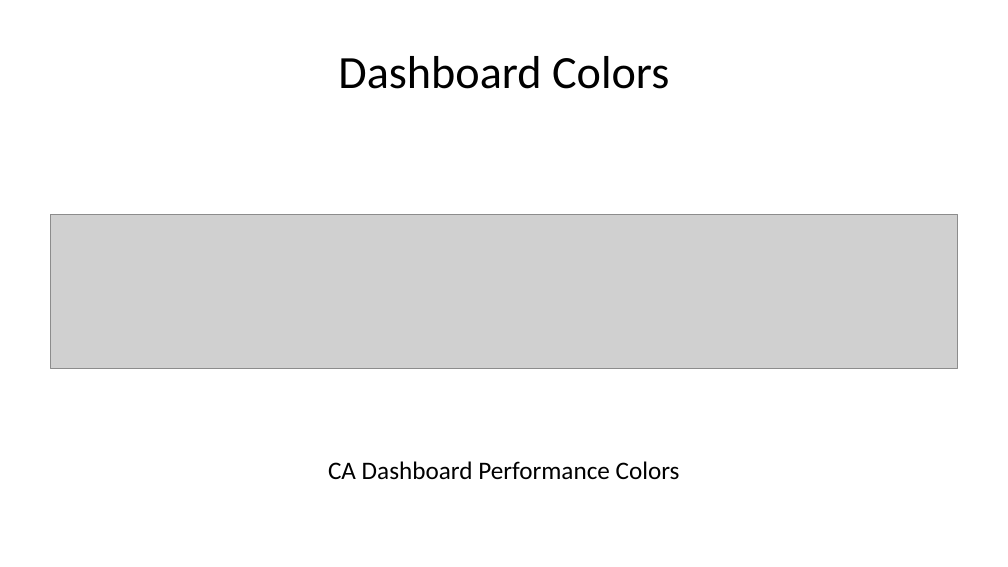
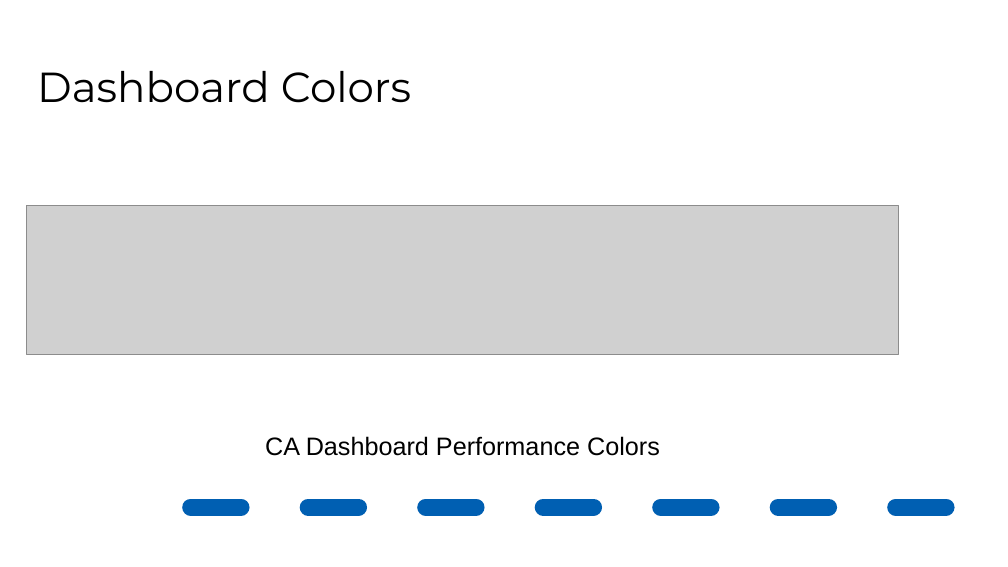
Before and after one commit to jknapp06/CADashboard, a slide deck: slide 3 of output/dashboard_summary.pptx. Drawn at 1008x567 pixels with LibreOffice and Linux fonts; fonts in the diff are those of the drawing; grey boxes stand for pictures; background and template pictures are left out. Boxes give left, top, right and bottom in pixels: in the first picture for what was removed or moved away, otherwise in the second. Text is boxed around its words. In the diff, an @@ line names an element or a change of style, - is before the commit and + after.

```diff
--- a/output/dashboard_summary.pptx
+++ b/output/dashboard_summary.pptx
@@ title "Dashboard Colors" moved from (x1=338, y1=56, x2=669, y2=89) to (x1=37, y1=71, x2=411, y2=103) @@
@@ title "Dashboard Colors" at (x1=37, y1=71, x2=411, y2=103): size 33 to 30 pt, font Calibri to Montserrat; alignment centre to left; line spacing 1 to 0.9; vertical alignment middle to bottom @@
@@ picture resized from (x1=50, y1=214, x2=958, y2=368) to (x1=26, y1=206, x2=898, y2=354) @@
@@ text "CA Dashboard Performance Colors" moved from (x1=328, y1=461, x2=680, y2=480) to (x1=265, y1=436, x2=660, y2=456) @@
@@ text "CA Dashboard Performance Colors" at (x1=265, y1=436, x2=660, y2=456): font Calibri to Arial @@
@@ line added from (191, 507) to (1008, 507), #005FB2 12 pt dashed @@
```
Also in this commit, not shown: 20 other slides changed, 3 slides added, 3 slides removed, 26 other files.
